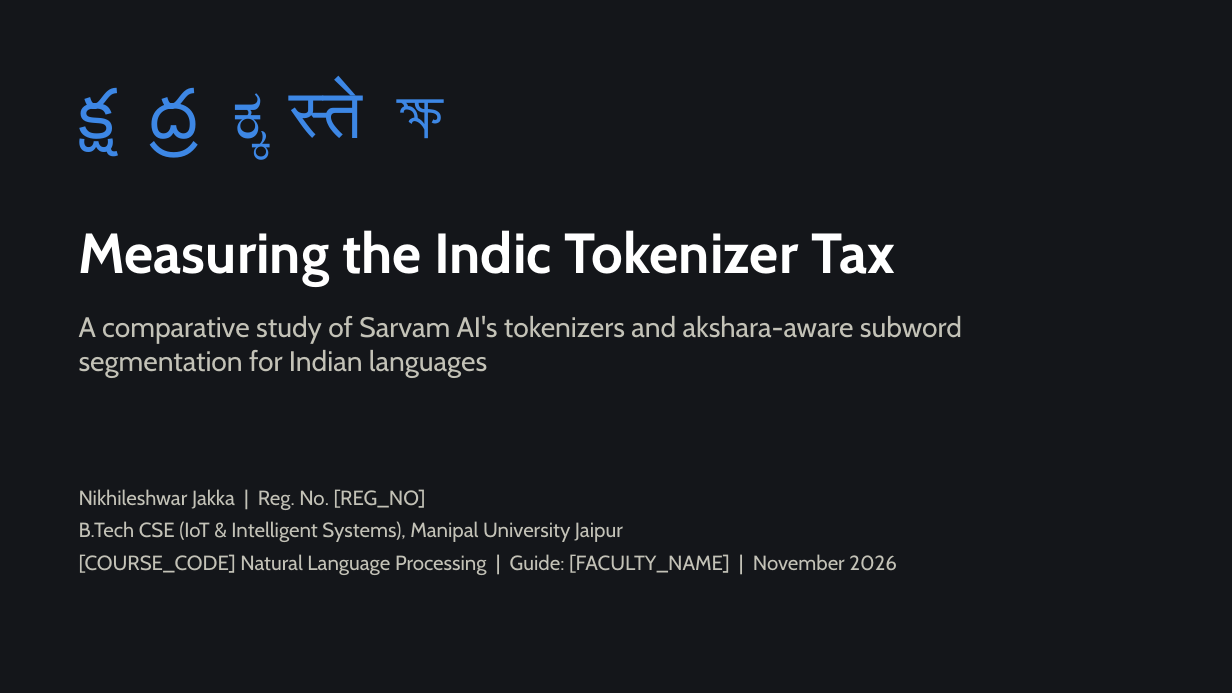
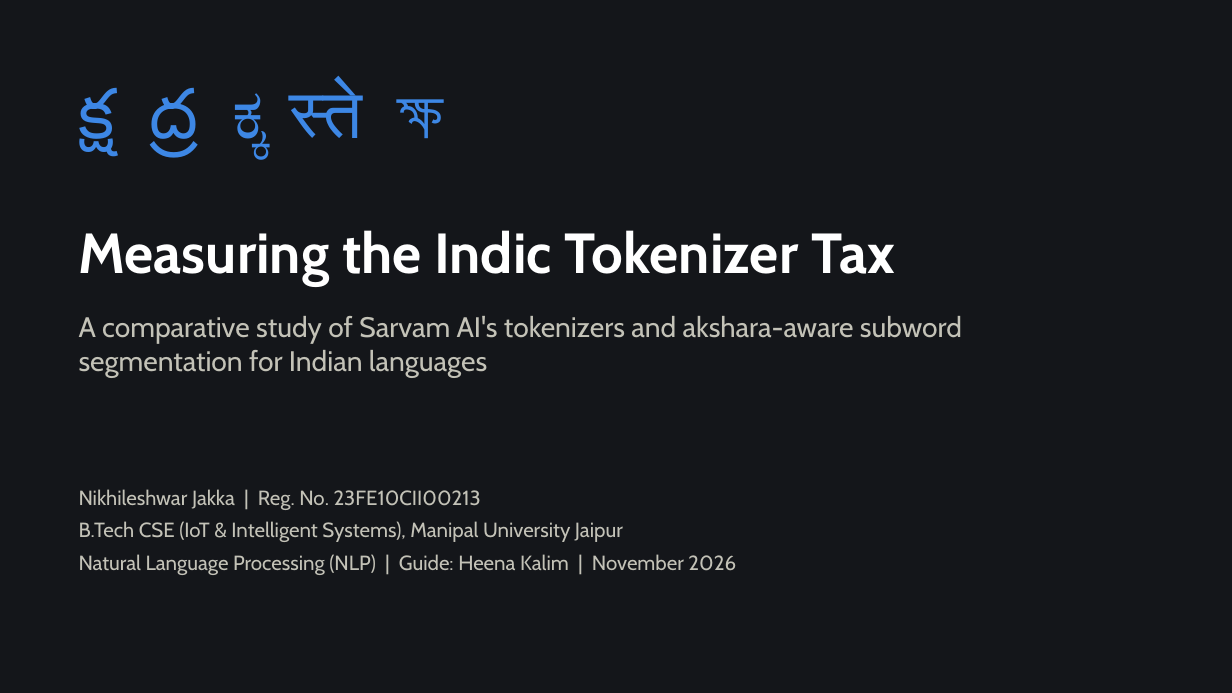
Before and after one commit to jkknikhil-git/indic-tokenizer-study, a slide deck: slide 1 of slides/presentation.pptx. Drawn at 1232x693 pixels with LibreOffice and Linux fonts; fonts in the diff are those of the drawing. Boxes give left, top, right and bottom in pixels: in the first picture for what was removed or moved away, otherwise in the second. Text is boxed around its words. In the diff, an @@ line names an element or a change of style, - is before the commit and + after.

```diff
--- a/slides/presentation.pptx
+++ b/slides/presentation.pptx
@@ text at (79,489,481,510): text changed @@
-Nikhileshwar Jakka | Reg. No. [REG_NO]
+Nikhileshwar Jakka | Reg. No. 23FE10CII00213
@@ text at (79,554,736,575): text changed @@
-[COURSE_CODE] Natural Language Processing | Guide: [FACULTY_NAME] | November 2026
+Natural Language Processing (NLP) | Guide: Heena Kalim | November 2026
```
Also in this commit, not shown: 6 other files.
